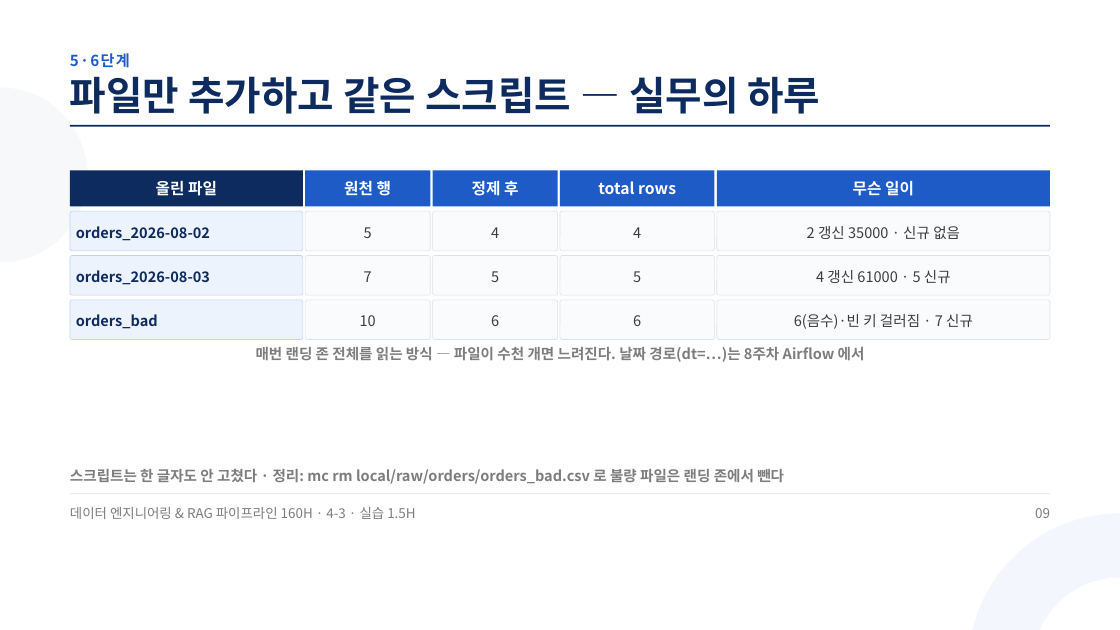
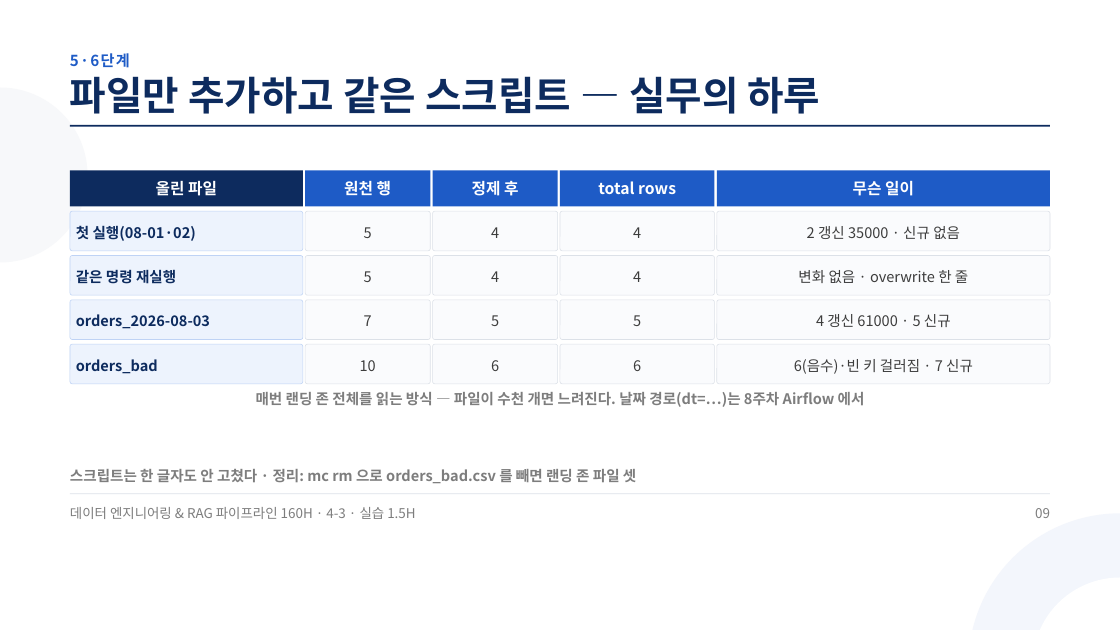
Before and after one commit to aebonlee/materials, a slide deck: slide 9 of data-eng/decks/w4d3s3.pptx. Drawn at 1120x630 pixels with LibreOffice and Linux fonts; fonts in the diff are those of the drawing. Boxes give left, top, right and bottom in pixels: in the first picture for what was removed or moved away, otherwise in the second. Text is boxed around its words. In the diff, an @@ line names an element or a change of style, - is before the commit and + after.

```diff
--- a/data-eng/decks/w4d3s3.pptx
+++ b/data-eng/decks/w4d3s3.pptx
@@ text at box(76, 225, 196, 241): text changed @@
-orders_2026-08-02
+첫 실행(08-01·02)
@@ text added at box(76, 270, 176, 284), 18.8 pt, text #0D2B5E, bold @@
+같은 명령 재실행
@@ text added at box(364, 271, 372, 282), 18.8 pt, text #3D3D3D @@
+5
@@ text added at box(491, 271, 499, 282), 18.8 pt, text #3D3D3D @@
+4
@@ text added at box(633, 271, 641, 282), 18.8 pt, text #3D3D3D @@
+4
@@ text added at box(798, 270, 968, 283), 18.8 pt, text #3D3D3D @@
+변화 없음 · overwrite 한 줄
@@ rounded rectangle added at box(70, 344, 303, 384), fill #EDF3FD, outline #BFD3F5 0.75 pt @@
@@ rounded rectangle added at box(305, 344, 430, 384), fill #FAFBFD, outline #DCE1E8 0.75 pt @@
@@ rounded rectangle added at box(432, 344, 557, 384), fill #FAFBFD, outline #DCE1E8 0.75 pt @@
@@ rounded rectangle added at box(560, 344, 715, 384), fill #FAFBFD, outline #DCE1E8 0.75 pt @@
@@ 11 texts: place and size @@
-11 texts at box(76, 270, 973, 362)
+11 texts at box(76, 314, 973, 407)
@@ rounded rectangle added at box(717, 344, 1050, 384), fill #FAFBFD, outline #DCE1E8 0.75 pt @@
@@ text at box(70, 469, 636, 483): text changed @@
-스크립트는 한 글자도 안 고쳤다 · 정리: mc rm local/raw/orders/orders_bad.csv 로 불량 파일은 랜딩 존에서 뺀다
+스크립트는 한 글자도 안 고쳤다 · 정리: mc rm 으로 orders_bad.csv 를 빼면 랜딩 존 파일 셋
```
Also in this commit, not shown: 8 other slides changed, 12 other files.
